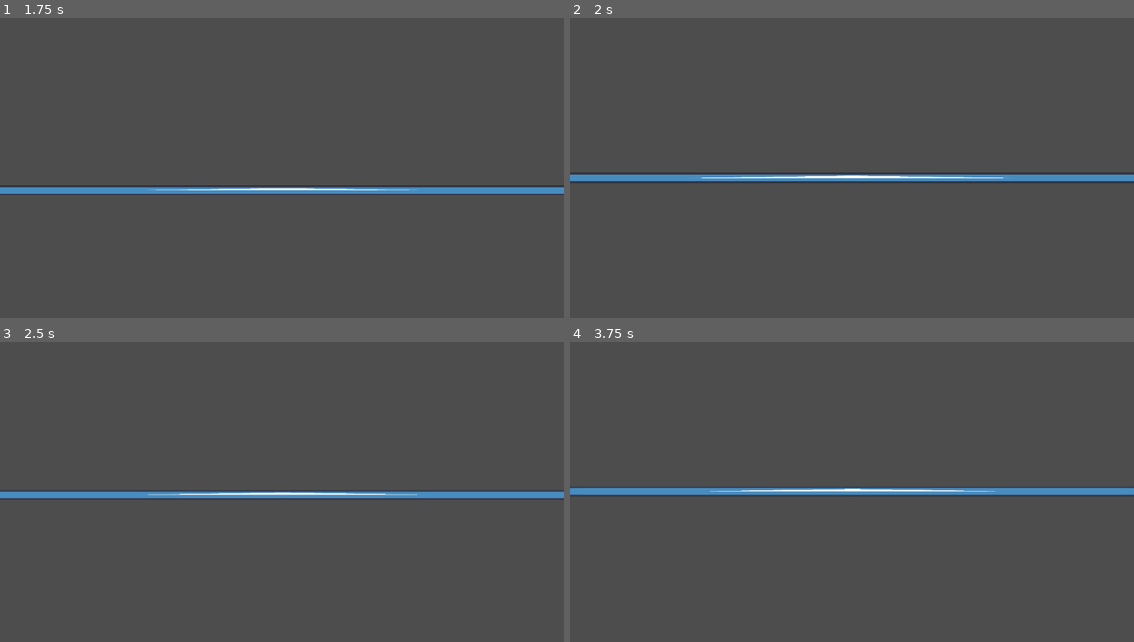
Above: before the commit, frames 1-4 (two rows, left to right).
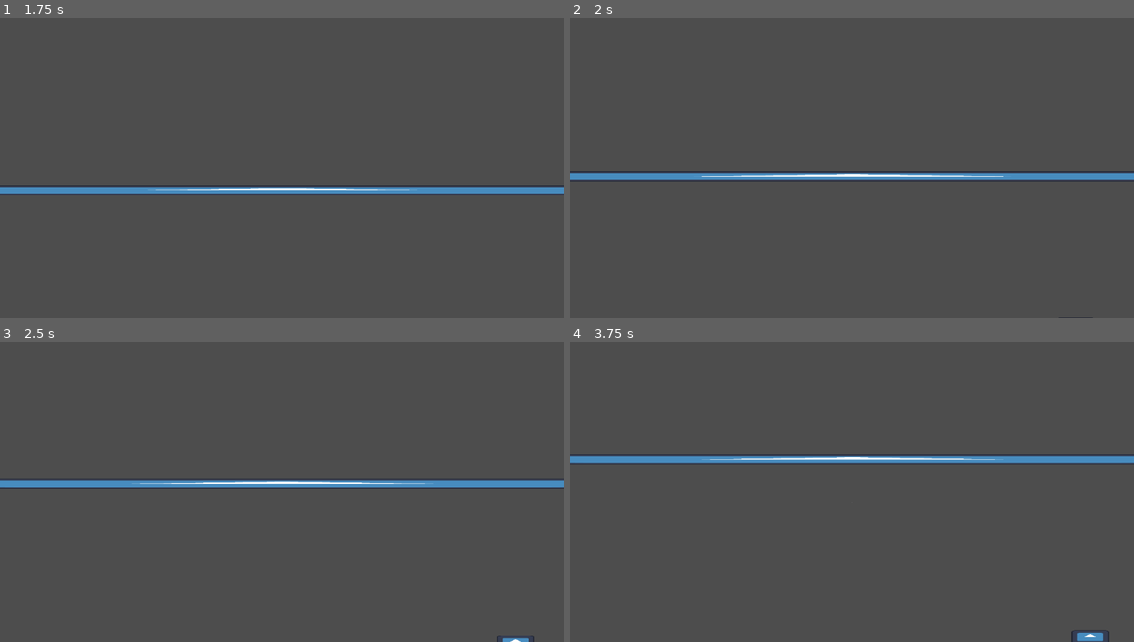
Above: after the commit, the same moments.

Repository: Shaydas1/UWGameJamSpring2025
Game: Godot game, scene res://Scenes/Main.tscn
Two runs of this game, one before a commit and one after it. Both use one fixed random seed, a clock stepped at 60 frames per second and the inputs below. The engine's default icon, where the game draws it, is replaced by a stand-in: a white triangle on a blue panel in a dark square.
Inputs:
- Up to frame 1 (1.75 s): tap Enter (ui_accept) at 0.5, 0.77, 1.25, 1.52 s; hold Left (cast_angle_up) 0.53-1.28 s; tap Space (cast) at 0.6, 1.35 s; hold Right (cast_angle_down) from 1.28 s (still down)
- Up to frame 2 (2 s): keep holding Right (cast_angle_down)
- Up to frame 3 (2.5 s): release Right (cast_angle_down) at 2.03 s; hold Left (cast_angle_up) from 2.03 s (still down); tap Space (cast) at 2.1 s
- Up to frame 4 (3.75 s): tap Space (cast) at 2.85, 3.6 s; tap Enter (ui_accept) at 3.02 s; release Left (cast_angle_up) at 3.53 s; hold Right (cast_angle_down) from 3.53 s (still down)

Frame 1 is identical in both runs. In frame 2, 2.4% of the frame differs, in the area x 0-100%, y 51-100%; in frame 3, 5.5%; in frame 4, 5.6%, in the area x 0-100%, y 37-100%.

Commit message:
Just merging and deleting a useless file

Diff:
--- a/uwgamejamspring2025/Scenes/Main.tscn
+++ b/uwgamejamspring2025/Scenes/Main.tscn
@@ -16,6 +16,9 @@
 cast_strength = 2000.0
 
 [node name="Hook" parent="Player" instance=ExtResource("4_v1gob")]
+water_gravity_scale = 0.8
+max_fall_speed = 500.0
+max_distance = 10000.0
 
 [node name="Camera2D" type="Camera2D" parent="Player/Hook"]
 position = Vector2(0, 160)
@@ -42,3 +45,4 @@
 patrol_path_node = NodePath("PatrolPath2")
 
 [node name="PatrolPath2" parent="Blobfish" instance=ExtResource("5_pbw6q")]
+visible = false
--- a/uwgamejamspring2025/Scenes/Player/hook.tscn
+++ b/uwgamejamspring2025/Scenes/Player/hook.tscn
@@ -1,7 +1,7 @@
 [gd_scene load_steps=5 format=3 uid="uid://d0ysbbmva5x1m"]
 
 [ext_resource type="Script" uid="uid://h75fjws6n6gm" path="res://Scripts/Player/hook.gd" id="1_3f4bw"]
-[ext_resource type="Texture2D" uid="uid://gh53fo2qybfu" path="res://sprites/fish.png" id="2_1q8x0"]
+[ext_resource type="Texture2D" uid="uid://gh53fo2qybfu" path="res://Sprites/fish.png" id="2_1q8x0"]
 
 [sub_resource type="CircleShape2D" id="CircleShape2D_qk2li"]
 radius = 7.0
Not shown: 1 places in uwgamejamspring2025/Scenes/blobfish.tscn that only renumber resources
Not shown, changed: uwgamejamspring2025/sprites/fish.png.import
